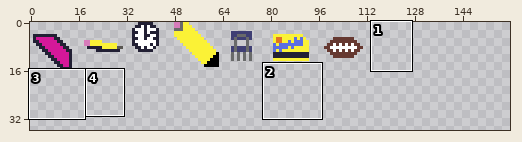
Edited in one commit: pixel-art file (aseprite_art/objects.aseprite). Above: a wide view before the commit, with the close-up outlined.
Close-up. Earlier state:
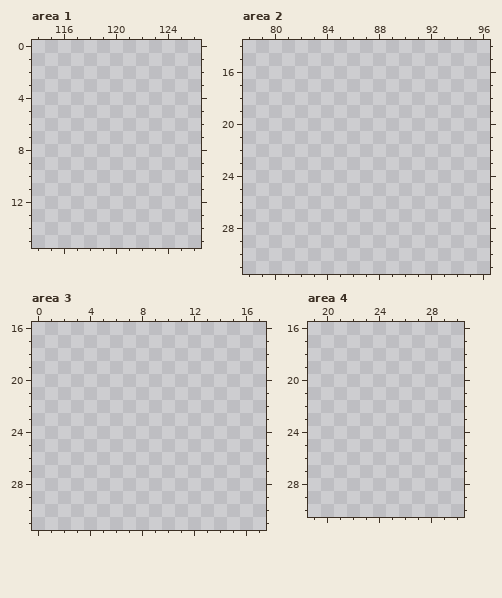
160x160 pixels, 1 frame. Colours within 5 levels of each other are drawn and written as one. Shown: area 1: x 114..126, y 0..15; area 2: x 78..96, y 14..31; area 3: x 0..17, y 16..31; area 4: x 19..30, y 16..30. The wide view leaves out empty margins. The commit also changed other parts of the picture, which this record leaves out.
Palette (. is transparent): 
The same view after the edit:
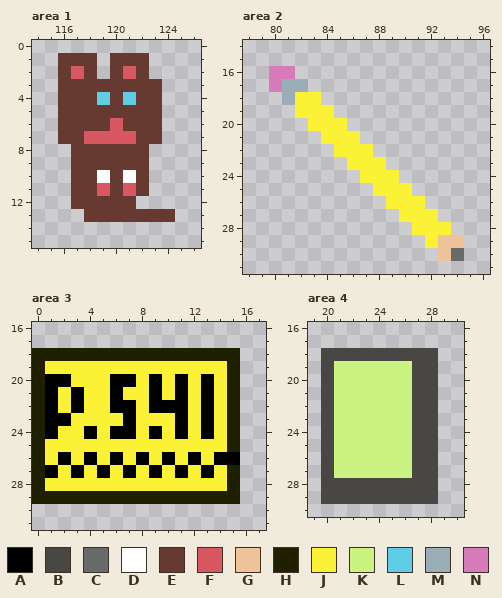
Colours new in this view: A #000000  B #484744  C #696a6a  D #ffffff  E #663931  F #d95763  G #eec39a  H #1f2000  J #fbf236  K #cbf382  L #5fcde4  M #9badb7  N #d77bba
Changes in this commit:
Changed rows in their new state; - is an unchanged pixel.
Area 1:
first column x 116:
 1 EEE-EEE--
 2 EFE-EFE--
 3 EEEEEEEE-
 4 EEELELEE-
 5 EEEEEEEE-
 6 EEEEFEEE-
 7 EEFFFFEE-
 8 -EEEEEE--
 9 -EEEEEE--
10 -EEDEDE--
11 -EEFEFE--
12 -EEEEE---
13 --EEEEEEE
Area 2:
first column x 80:
16 NN-------------
17 NMM------------
18 -MJJ-----------
19 --JJJ----------
20 ---JJJ---------
21 ----JJJ--------
22 -----JJJ-------
23 ------JJJ------
24 -------JJJ-----
25 --------JJJ----
26 ---------JJJ---
27 ----------JJJ--
28 -----------JJJ-
29 ------------JGG
30 -------------GC
Area 3:
first column x 0:
18 HHHHHHHHHHHHHHHH
19 HJJJJJJJJJJJJJJH
20 HAAJJJAAJAJAJAJH
21 HAJAJJAJJAJAJAJH
22 HAJAJJAAJAAAJAJH
23 HAAJJJJAJJJAJAJH
24 HAJJAJAAJAJAJAJH
25 HJJJJJJJJJJJJJJH
26 HJAJAJAJAJAJAJAA
27 HAJAJAJAJAJAJAJH
28 HJJJJJJJJJJJJJJH
29 HHHHHHHHHHHHHHHH
Area 4:
first column x 20:
18 BBBBBBBBB
19 BKKKKKKBB
20 BKKKKKKBB
21 BKKKKKKBB
22 BKKKKKKBB
23 BKKKKKKBB
24 BKKKKKKBB
25 BKKKKKKBB
26 BKKKKKKBB
27 BKKKKKKBB
28 BBBBBBBBB
29 BBBBBBBBB
